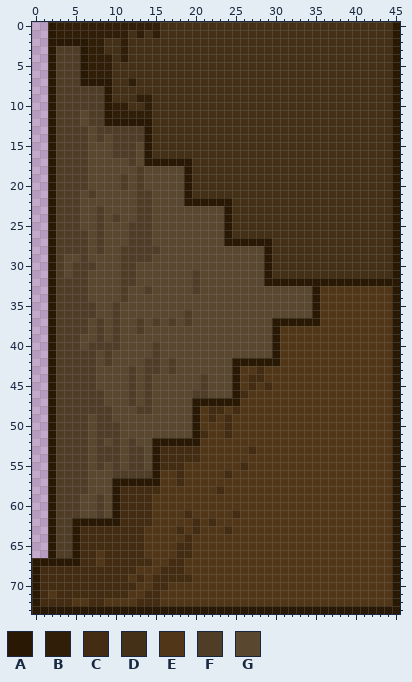
Sprite sheet: Assets/Sprites/Scenary/backgroundStair.png. The picture above was drawn from the file before the commit.
The file is 46x74 pixels.
Palette (. is transparent): A #291803  B #301e09  C #432c11  D #443017  E #513717  F #4f3d28  G #5a472f
Pixels before (only the part around the change), first column x 0:
 0 ..ABBBBBBBBBBBBBDDDDDDDDDDDDDDDDDDDDDDDDDDDDDA
 1 ..ABBBBBBBBBDBDBDDDDDDDDDDDDDDDDDDDDDDDDDDDDDA
 2 ..AAAAABBDDBDDDDDDDDDDDDDDDDDDDDDDDDDDDDDDDDDA
 3 ..AFFFABBDDBDDDDDDDDDDDDDDDDDDDDDDDDDDDDDDDDDA
 4 ..AFFFABBBDBDDDDDDDDDDDDDDDDDDDDDDDDDDDDDDDDDA
 5 ..AFFFABBBDDDDDDDDDDDDDDDDDDDDDDDDDDDDDDDDDDDA
 6 ..AFFFABBBDDDDDDDDDDDDDDDDDDDDDDDDDDDDDDDDDDDA
 7 ..AFFFAAAADDBDDDDDDDDDDDDDDDDDDDDDDDDDDDDDDDDA
 8 ..AFFFFFFADDDDDDDDDDDDDDDDDDDDDDDDDDDDDDDDDDDA
 9 ..AFFFFFFADDDBBDDDDDDDDDDDDDDDDDDDDDDDDDDDDDDA
10 ..AFFFFFFABBDDBDDDDDDDDDDDDDDDDDDDDDDDDDDDDDDA
11 ..AFFFGFFABBBBBDDDDDDDDDDDDDDDDDDDDDDDDDDDDDDA
12 ..AFFFGFFAAAAAADDDDDDDDDDDDDDDDDDDDDDDDDDDDDDA
13 ..AFFFFGFFFFFFADDDDDDDDDDDDDDDDDDDDDDDDDDDDDDA
14 ..AFFFFGFGFFFFADDDDDDDDDDDDDDDDDDDDDDDDDDDDDDA
15 ..AFFFFGGGFFFGADDDDDDDDDDDDDDDDDDDDDDDDDDDDDDA
16 ..AFFFFGGGFFFGADDDDDDDDDDDDDDDDDDDDDDDDDDDDDDA
17 ..AFFFFGGGGGFGAAAAAADDDDDDDDDDDDDDDDDDDDDDDDDA
18 ..AFFFFGGGGGGFGGGGGADDDDDDDDDDDDDDDDDDDDDDDDDA
19 ..AFFFFGGGGFGFGGGGGADDDDDDDDDDDDDDDDDDDDDDDDDA
20 ..AFFFFGGGGFGFGGGGGADDDDDDDDDDDDDDDDDDDDDDDDDA
21 ..AFFFGFGGGGGFFGGGGADDDDDDDDDDDDDDDDDDDDDDDDDA
22 ..AFFFGGGGGGGFFGGGGAAAAAADDDDDDDDDDDDDDDDDDDDA
23 ..AFFFGGFGGGGFFGGGGGGGGGADDDDDDDDDDDDDDDDDDDDA
24 ..AFFFGGFGFGGFFGGGGGGGGGADDDDDDDDDDDDDDDDDDDDA
25 ..AFFFGGFGGGFFFGGGGGGGGGADDDDDDDDDDDDDDDDDDDDA
26 ..AFFFFGFGGGFFFGGGGGGGGGADDDDDDDDDDDDDDDDDDDDA
27 ..AFFFFGFGGGFFFGGGGGGGGGAAAAAADDDDDDDDDDDDDDDA
28 ..AFFFFGFGGFFFFFGGGGGGGGGGGGGADDDDDDDDDDDDDDDA
29 ..AFGGFGGGGFFFFGGGGGGGGGGGGGGADDDDDDDDDDDDDDDA
30 ..AFGFFFGGGFFGGGGGGGGGGGGGGGGADDDDDDDDDDDDDDDA
31 ..AFGFFGGGGFFGGGGGGGFGGGGGGGGADDDDDDDDDDDDDDDA
32 ..AFFFFGGGGFFGGGGGGGFGGGGGGGGAAAAAAAAAAAAAAAAA
33 ..AFFFFGGGGFGGFGGGGGFGGGGGGGGGGGGGGAEEEEEEEEEA
34 ..AFFFFGGGGFGGGGGGGGGGGGGGGGGGGGGGGAEEEEEEEEEA
35 ..AFFFFFGGFGGGGGGGGGGGGGGGGGGGGGGGGAEEEEEEEEEA
36 ..AFFFFFGGFGGGGGGGGFGGGGGGGGGGGGGGGAEEEEEEEEEA
37 ..AFFFFGFGFGGFGFGFGFGGGGGGGGGGAAAAAAEEEEEEEEEA
38 ..AFFFFGFGFGGFGGGGGGGGGGGGGGGGAEEEEEEEEEEEEEEA
39 ..AFFFGGFGFGGGGGGGGGGGGGGGGGGGAEEEEEEEEEEEEEEA
40 ..AFFFGFFFFGGGGFGGGGGGGGGGGGGGAEEEEEEEEEEEEEEA
41 ..AFFFFFGFGGGGGFGGGGGGGGGGGGGGAEEEEEEEEEEEEEEA
42 ..AFFFFFGFGGGGFFGFGGGGGGGAAAAAAEEEEEEEEEEEEEEA
43 ..AFFFFFGGGGFGFFGFGGGGGGGAEECEEEEEEEEEEEEEEEEA
44 ..AFFFFFGGGGFGFGGGGGGFGGGAECCEEEEEEEEEEEEEEEEA
45 ..AFFFFFGGGGFGFGGGGGGFGGGAECECEEEEEEEEEEEEEEEA
46 ..AFFFFFFGGGFGFGGGGGFFGGGACEEEEEEEEEEEEEEEEEEA
47 ..AFFFFFFGGGFGFGGGGGAAAAAAEEEEEEEEEEEEEEEEEEEA
48 ..AFFFFFFFGGGFFGGGGGAECCECEEEEEEEEEEEEEEEEEEEA
49 ..AFFFFGFFGGGGGGGGGGAECECEEEEEEEEEEEEEEEEEEEEA
50 ..AFFFFGFFFGGGGGGGGGAEEECEEEEEEEEEEEEEEEEEEEEA
51 ..AFFFFGFFFGGGGGGGGGACEECEEEEEEEEEEEEEEEEEEEEA
52 ..AFFFFGFGFGFGGAAAAAAEEEEEEEEEEEEEEEEEEEEEEEEA
53 ..AFFFFGFFFGFFGACCCCCEEEEEECEEEEEEEEEEEEEEEEEA
54 ..AFFFFGFFFGFFGACCCCCEEEEEEEEEEEEEEEEEEEEEEEEA
55 ..AFFFFGFGFGFFGACCCEEEEEEECEEEEEEEEEEEEEEEEEEA
56 ..AFFFFGGGFFFFFAEECEEEEECEEEEEEEEEEEEEEEEEEEEA
57 ..AFFFFGGGAAAAAAEECEEEEEEEEEEEEEEEEEEEEEEEEEEA
58 ..AFFFFGGGACCCCCEEEEEEECEEEEEEEEEEEEEEEEEEEEEA
59 ..AFFFGGFGACCCCEEEEEEEEEEEEEEEEEEEEEEEEEEEEEEA
60 ..AFFFGGFGACCCCEEEEEEEEEEEEEEEEEEEEEEEEEEEEEEA
61 ..AFFFGGFGACCCCEEEECEEEEECEEEEEEEEEEEEEEEEEEEA
62 ..AFFAAAAAACCCCEEEEECECEEEEEEEEEEEEEEEEEEEEEEA
63 ..AFFACCCCCCCCEEEECECEEECEEEEEEEEEEEEEEEEEEEEA
64 ..AFFACCCCCCCCEEEEECEEEEEEEEEEEEEEEEEEEEEEEEEA
65 ..AFFACCCCCCCCEEEECCEEEEEEEEEEEEEEEEEEEEEEEEEA
66 ..AFFACCECCCCCEEEECCEEEEEEEEEEEEEEEEEEEEEEEEEA
67 AAAAAACCECCCCCCEECCEEEEEEEEEEEEEEEEEEEEEEEEEEA
68 ACCCCCCCCCCCCEEECCCEEEEEEEEEEEEEEEEEEEEEEEEEEA
69 ACCCCCCCCCCCECECCCCCEEEEEEEEEEEEEEEEEEEEEEEEEA
70 ACCCCCCCCCCCCEECCEEEEEEEEEEEEEEEEEEEEEEEEEEEEA
71 ACECCCCCCCCCEECCEEEEEEEEEEEEEEEEEEEEEEEEEEEEEA
72 ACCCCEECCEEEECCCEEEEEEEEEEEEEEEEEEEEEEEEEEEEEA
73 AAAAAAAAAAAAAAAAAAAAAAAAAAAAAAAAAAAAAAAAAAAAAA
And afterwards:
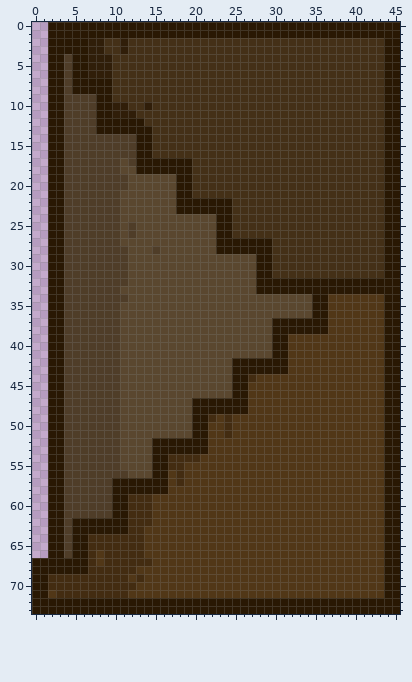
The edit:
y 0: x 3..44 BBBBBBBBBBBBBDDDDDDDDDDDDDDDDDDDDDDDDDDDDD -> AAAAAAAAAAAAAAAAAAAAAAAAAAAAAAAAAAAAAAAAAA
y 1: x 3..44 BBBBBBBBBDBDBDDDDDDDDDDDDDDDDDDDDDDDDDDDDD -> AAAAAAAAAAAAAAAAAAAAAAAAAAAAAAAAAAAAAAAAAA
y 2: x 44 D -> A
y 3: x 3..5 FFF -> AAA; x 44 D -> A
y 4: x 3 F -> A; x 5 F -> A; x 11 B -> D; x 44 D -> A
y 5..6: x 3 F -> A; x 5 F -> A; x 44 D -> A
y 7: x 3 F -> A; x 5 F -> A; x 12 B -> D; x 44 D -> A
y 8: x 3 F -> A; x 5..8 FFFF -> AAAA; x 44 D -> A
y 9: x 3 F -> A; x 8 F -> A; x 13..14 BB -> DD; x 44 D -> A
y 10: x 3 F -> A; x 8 F -> A; x 44 D -> A
y 11: x 3 F -> A; x 6 G -> F; x 8 F -> A; x 13..14 BB -> DD; x 44 D -> A
y 12: x 3 F -> A; x 6 G -> F; x 8 F -> A; x 14 A -> D; x 44 D -> A
y 13: x 3 F -> A; x 7..13 GFFFFFF -> FAAAAAA; x 44 D -> A
y 14: x 3 F -> A; x 7 G -> F; x 9 G -> F; x 13 F -> A; x 44 D -> A
y 15..16: x 3 F -> A; x 7..9 GGG -> FFF; x 13 G -> A; x 44 D -> A
y 17: x 3 F -> A; x 7..10 GGGG -> FFFF; x 13 G -> A; x 44 D -> A
y 18: x 3 F -> A; x 7..10 GGGG -> FFFF; x 13..18 FGGGGG -> AAAAAA; x 44 D -> A
y 19..20: x 3 F -> A; x 7..10 GGGG -> FFFF; x 13 F -> G; x 18 G -> A; x 44 D -> A
y 21: x 3 F -> A; x 6 G -> F; x 8..10 GGG -> FFF; x 13..14 FF -> GG; x 18 G -> A; x 44 D -> A
y 22: x 3 F -> A; x 6..10 GGGGG -> FFFFF; x 13..14 FF -> GG; x 18 G -> A; x 44 D -> A
y 23: x 3 F -> A; x 6..7 GG -> FF; x 9..10 GG -> FF; x 13..14 FF -> GG; x 18..23 GGGGGG -> AAAAAA; x 44 D -> A
y 24: x 3 F -> A; x 6..7 GG -> FF; x 9 G -> F; x 13..14 FF -> GG; x 23 G -> A; x 44 D -> A
y 25: x 3 F -> A; x 6..7 GG -> FF; x 9..10 GG -> FF; x 13..14 FF -> GG; x 23 G -> A; x 44 D -> A
y 26: x 3 F -> A; x 7 G -> F; x 9..10 GG -> FF; x 13..14 FF -> GG; x 23 G -> A; x 44 D -> A
y 27: x 3 F -> A; x 7 G -> F; x 9..10 GG -> FF; x 12..14 FFF -> GGG; x 23 G -> A; x 44 D -> A
y 28: x 3 F -> A; x 7 G -> F; x 9..10 GG -> FF; x 12..14 FFF -> GGG; x 23..28 GGGGGG -> AAAAAA; x 44 D -> A
y 29: x 3..5 FGG -> AFF; x 7..10 GGGG -> FFFF; x 12..14 FFF -> GGG; x 28 G -> A; x 44 D -> A
y 30: x 3..4 FG -> AF; x 8..10 GGG -> FFF; x 12 F -> G; x 28 G -> A; x 44 D -> A
y 31: x 3..4 FG -> AF; x 7..10 GGGG -> FFFF; x 12 F -> G; x 20 F -> G; x 28 G -> A; x 44 D -> A
y 32: x 3 F -> A; x 7..10 GGGG -> FFFF; x 12 F -> G; x 20 F -> G; x 28 G -> A
y 33: x 3 F -> A; x 7..11 GGGGF -> FFFFG; x 14 F -> G; x 20 F -> G; x 28..34 GGGGGGG -> AAAAAAA; x 36..44 EEEEEEEEE -> AAAAAAAAA
y 34: x 3 F -> A; x 7..10 GGGG -> FFFF; x 36 E -> A; x 44 E -> A
y 35: x 3 F -> A; x 8..9 GG -> FF; x 36 E -> A; x 44 E -> A
y 36: x 3 F -> A; x 8..9 GG -> FF; x 19 F -> G; x 36 E -> A; x 44 E -> A
y 37: x 3 F -> A; x 7 G -> F; x 9 G -> F; x 13 F -> G; x 15 F -> G; x 17 F -> G; x 19 F -> G; x 36 E -> A; x 44 E -> A
y 38: x 3 F -> A; x 7 G -> F; x 9 G -> F; x 13 F -> G; x 31..36 EEEEEE -> AAAAAA; x 44 E -> A
y 39: x 3 F -> A; x 6..7 GG -> FF; x 9 G -> F; x 31 E -> A; x 44 E -> A
y 40: x 3 F -> A; x 6 G -> F; x 15 F -> G; x 31 E -> A; x 44 E -> A
y 41: x 3 F -> A; x 8 G -> F; x 10 G -> F; x 15 F -> G; x 31 E -> A; x 44 E -> A
y 42: x 3 F -> A; x 8 G -> F; x 10 G -> F; x 14..15 FF -> GG; x 17 F -> G; x 31 E -> A; x 44 E -> A
y 43: x 3 F -> A; x 8..10 GGG -> FFF; x 12 F -> G; x 14..15 FF -> GG; x 17 F -> G; x 26..31 EECEEE -> AAAAAA; x 44 E -> A
y 44: x 3 F -> A; x 8..10 GGG -> FFF; x 12 F -> G; x 14 F -> G; x 21 F -> G; x 26 E -> A; x 28 C -> E; x 44 E -> A
y 45: x 3 F -> A; x 8..10 GGG -> FFF; x 12 F -> G; x 14 F -> G; x 21 F -> G; x 26..27 EC -> AE; x 29 C -> E; x 44 E -> A
y 46: x 3 F -> A; x 9..10 GG -> FF; x 12 F -> G; x 14 F -> G; x 20..21 FF -> GG; x 26 C -> A; x 44 E -> A
y 47: x 3 F -> A; x 9..10 GG -> FF; x 12 F -> G; x 14 F -> G; x 26 E -> A; x 44 E -> A
y 48: x 3 F -> A; x 10 G -> F; x 13..14 FF -> GG; x 21..26 ECCECE -> AAAAAA; x 44 E -> A
y 49: x 3 F -> A; x 7 G -> F; x 10 G -> F; x 21 E -> A; x 44 E -> A
y 50: x 3 F -> A; x 7 G -> F; x 21 E -> A; x 44 E -> A
y 51: x 3 F -> A; x 7 G -> F; x 21 C -> A; x 44 E -> A
y 52: x 3 F -> A; x 7 G -> F; x 9 G -> F; x 12 F -> G; x 21 E -> A; x 44 E -> A
y 53: x 3 F -> A; x 7 G -> F; x 12..13 FF -> GG; x 16..21 CCCCCE -> AAAAAA; x 27 C -> E; x 44 E -> A
y 54: x 3 F -> A; x 7 G -> F; x 12..13 FF -> GG; x 16 C -> A; x 44 E -> A
y 55: x 3 F -> A; x 7 G -> F; x 9 G -> F; x 12..13 FF -> GG; x 16 C -> A; x 26 C -> E; x 44 E -> A
y 56: x 3 F -> A; x 7..9 GGG -> FFF; x 12..14 FFF -> GGG; x 16 E -> A; x 24 C -> E; x 44 E -> A
y 57: x 3 F -> A; x 7..9 GGG -> FFF; x 16 E -> A; x 44 E -> A
y 58: x 3 F -> A; x 7..9 GGG -> FFF; x 11..16 CCCCCE -> AAAAAA; x 23 C -> E; x 44 E -> A
y 59..60: x 3 F -> A; x 6..7 GG -> FF; x 9 G -> F; x 11 C -> A; x 44 E -> A
y 61: x 3 F -> A; x 6..7 GG -> FF; x 9 G -> F; x 11 C -> A; x 19 C -> E; x 25 C -> E; x 44 E -> A
y 62: x 3 F -> A; x 11 C -> A; x 20 C -> E; x 22 C -> E; x 44 E -> A
y 63: x 3 F -> A; x 6..11 CCCCCC -> AAAAAA; x 18 C -> E; x 20 C -> E; x 24 C -> E; x 44 E -> A
y 64: x 3 F -> A; x 6 C -> A; x 19 C -> E; x 44 E -> A
y 65..66: x 3 F -> A; x 6 C -> A; x 18..19 CC -> EE; x 44 E -> A
y 67: x 6 C -> A; x 17..18 CC -> EE; x 44 E -> A
y 68: x 1..6 CCCCCC -> AAAAAA; x 16..18 CCC -> EEE; x 44 E -> A
y 69: x 1 C -> A; x 15..19 CCCCC -> EEEEE; x 44 E -> A
y 70: x 1 C -> A; x 15..16 CC -> EE; x 44 E -> A
y 71: x 1 C -> A; x 14..15 CC -> EE; x 44 E -> A
y 72: x 1..44 CCCCEECCEEEECCCEEEEEEEEEEEEEEEEEEEEEEEEEEEEE -> AAAAAAAAAAAAAAAAAAAAAAAAAAAAAAAAAAAAAAAAAAAA
Changed places in both pictures, as pixel boxes (x1, y1, x2, y2):
changed: (40, 22, 392, 606)
